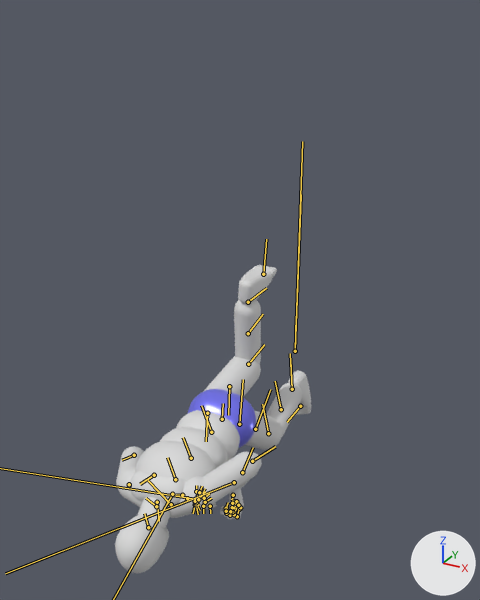
A saved change to the glTF model animations/ALS_Props_M4A1.glb.
Both versions are drawn from a camera (50 mm lens) standing at (1.43, -3.29, 1.9) and looking at (0.04, -0.77, 0.64). The lights are fixed; the arrows at lower right show +X, +Y and +Z. Both versions are drawn at frame 1 of the action 'Unreal Take'; the numbers are the values there. The bones that bend it are drawn over the model as lines.

Objects in the first picture: 'AnimMan'.
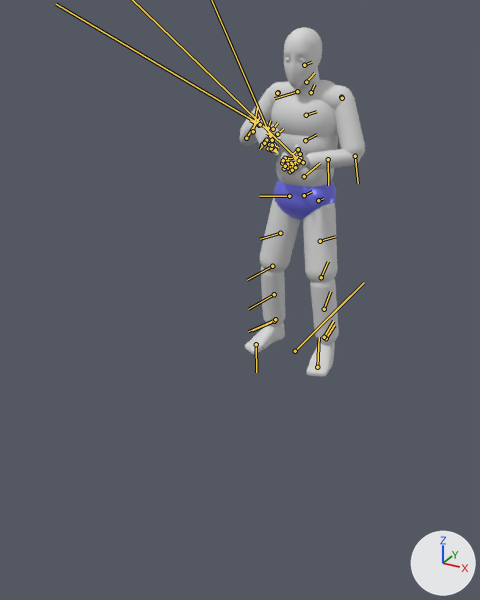
What differs and where, as boxes (x1, y1, x2, y2) in the pictures (480 x 600 px):
'AnimMan', posed (36% narrower, 14% taller)
    before: (115, 265, 311, 573)
    after: (239, 27, 365, 377)
bone 'root', root to tip
    before: (295, 351) to (301, 194)
    after: (295, 351) to (350, 295)
bone 'pelvis', root to tip
    before: (222, 419) to (223, 403)
    after: (304, 195) to (312, 191)
bone 'spine_01', root to tip
    before: (211, 432) to (201, 405)
    after: (304, 176) to (320, 163)
bone 'spine_02', root to tip
    before: (191, 458) to (183, 437)
    after: (305, 140) to (316, 134)
bone 'spine_03', root to tip
    before: (175, 479) to (167, 457)
    after: (306, 115) to (316, 111)
bone 'upperarm_l', root to tip
    before: (198, 496) to (198, 495)
    after: (341, 97) to (342, 97)
bone 'lowerarm_l', root to tip
    before: (252, 461) to (275, 446)
    after: (355, 156) to (358, 183)
bone 'hand_l', root to tip
    before: (234, 482) to (222, 487)
    after: (303, 162) to (293, 155)
bone 'middle_03_l', root to tip
    before: (226, 513) to (227, 506)
    after: (285, 158) to (290, 158)
bone 'pinky_01_l', root to tip
    before: (236, 501) to (231, 499)
    after: (290, 171) to (290, 166)
bone 'ring_01_l', root to tip
    before: (238, 505) to (232, 501)
    after: (292, 170) to (293, 163)
bone 'upperarm_r', root to tip
    before: (129, 485) to (129, 485)
    after: (278, 92) to (278, 92)
bone 'lowerarm_r', root to tip
    before: (134, 455) to (122, 460)
    after: (246, 138) to (259, 117)
bone 'hand_r', root to tip
    before: (172, 494) to (166, 505)
    after: (259, 125) to (250, 120)
bone 'thumb_01_r', root to tip
    before: (182, 495) to (176, 494)
    after: (268, 128) to (270, 120)
bone 'head', root to tip
    before: (148, 527) to (144, 513)
    after: (304, 65) to (311, 62)
bone 'thigh_l', root to tip
    before: (239, 424) to (243, 379)
    after: (318, 200) to (323, 198)
bone 'calf_l', root to tip
    before: (268, 433) to (262, 404)
    after: (321, 277) to (328, 261)
bone 'foot_l', root to tip
    before: (292, 389) to (290, 359)
    after: (326, 338) to (334, 325)
bone 'thigh_r', root to tip
    before: (207, 413) to (206, 441)
    after: (289, 196) to (259, 196)
bone 'calf_r', root to tip
    before: (248, 364) to (264, 344)
    after: (272, 266) to (247, 280)
bone 'foot_r', root to tip
    before: (248, 302) to (263, 290)
    after: (274, 321) to (252, 330)

The edits, one by one:
Bone 'root' (bone_root) turns from (0, 0, 0) to (-90, 0, 0) degrees about its own x, y and z.
Bone 'pelvis' (bone_pelvis) moves from (-0.084, 0.022, -0.005) to (-0.015, 0.029, -0.004).
Bone 'pelvis' (bone_pelvis) turns from (-4, 3, 0) to (-4, 0, -1) degrees about its own x, y and z.
Bone 'spine_01' (bone_spine_01) turns from (8, -1, -12) to (0, 0, -4) degrees about its own x, y and z.
Bone 'spine_02' (bone_spine_02) moves from (0.0, 0.0, -0.003) to (0.0, 0.0, 0.0).
Bone 'spine_02' (bone_spine_02) turns from (4, 1, -9) to (0, 0, -7) degrees about its own x, y and z.
Bone 'spine_03' (bone_spine_03) turns from (4, 3, 3) to (0, 0, 1) degrees about its own x, y and z.
Bone 'upperarm_l' (bone_upperarm_l) turns from (31, 14, -14) to (38, 16, -19) degrees about its own x, y and z.
Bone 'lowerarm_l' (bone_lowerarm_l) turns from (-8, 8, -62) to (-8, 8, -66) degrees about its own x, y and z.
Bone 'hand_l' (bone_hand_l) turns from (-64, -10, -68) to (-53, -31, -68) degrees about its own x, y and z.
Bone 'middle_03_l' (bone_middle_03_l) turns from (0, 0, 0) to (0, 0, 13) degrees about its own x, y and z.
Bone 'pinky_01_l' (bone_pinky_01_l) turns from (0, 0, 40) to (1, 0, 47) degrees about its own x, y and z.
Bone 'ring_01_l' (bone_ring_01_l) turns from (-5, -3, 36) to (-4, -3, 42) degrees about its own x, y and z.
Bone 'upperarm_r' (bone_upperarm_r) turns from (25, 4, -19) to (14, 4, -17) degrees about its own x, y and z.
Bone 'lowerarm_r' (bone_lowerarm_r) turns from (-10, 5, -84) to (-11, 3, -96) degrees about its own x, y and z.
Bone 'hand_r' (bone_hand_r) turns from (-5, -1, 10) to (-33, -27, 37) degrees about its own x, y and z.
Bone 'thumb_01_r' (bone_thumb_01_r) turns from (3, -17, 3) to (5, -11, 7) degrees about its own x, y and z.
Bone 'head' (bone_head) turns from (-11, -4, 5) to (3, 0, 5) degrees about its own x, y and z.
Bone 'thigh_l' (bone_thigh_l) turns from (13, 7, 39) to (11, -1, 12) degrees about its own x, y and z.
Bone 'calf_l' (bone_calf_l) moves from (0.002, 0.0, 0.0) to (0.0, 0.0, 0.0).
Bone 'calf_l' (bone_calf_l) turns from (3, -2, -39) to (1, -1, -11) degrees about its own x, y and z.
Bone 'foot_l' (bone_foot_l) turns from (-1, -8, 3) to (-3, 2, -1) degrees about its own x, y and z.
Bone 'thigh_r' (bone_thigh_r) turns from (-4, 9, -11) to (12, -1, 9) degrees about its own x, y and z.
Bone 'calf_r' (bone_calf_r) moves from (-0.002, 0.001, 0.0) to (0.0, 0.0, 0.0).
Bone 'calf_r' (bone_calf_r) turns from (5, -1, -79) to (1, -1, -11) degrees about its own x, y and z.
Bone 'foot_r' (bone_foot_r) turns from (1, -3, 2) to (-2, 3, 2) degrees about its own x, y and z.
